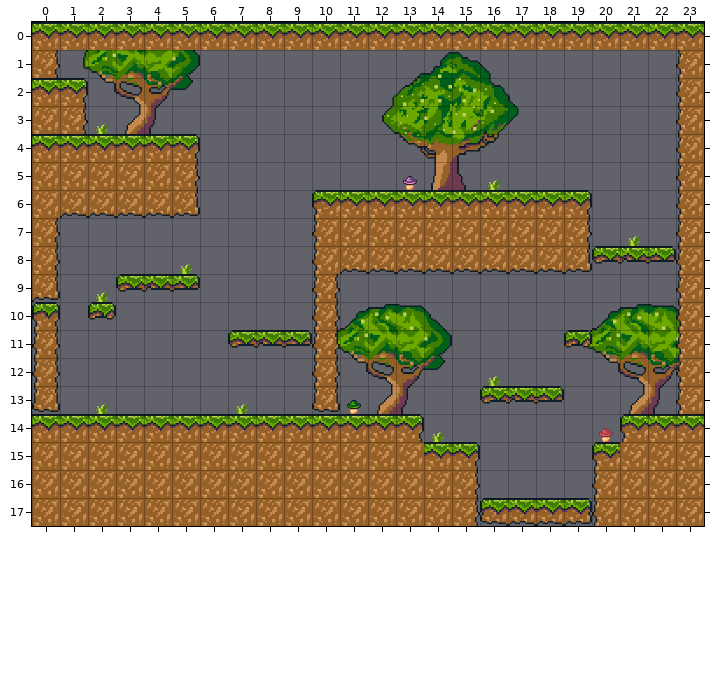
A Tiled map gets an edit: assets/images/forestDownLeftEasy.tmx. That is the earlier state.
Cells are 32x32 px. Shown: x 0..23, y 0..17.
After the commit:
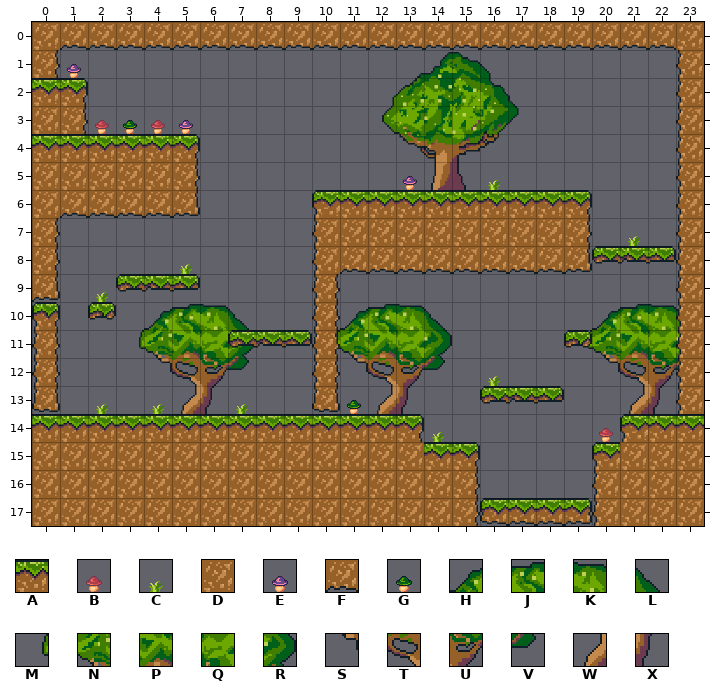
Key: from "forestTileset": A 1, B 4, C 5, D 13, E 16, F 25, G 40, H 49, J 50, K 51, L 52, M 60, N 61, P 62, Q 63, R 64, S 73, T 74, U 75, V 76, W 86, X 87.
_ is an empty cell, # one hidden under a higher layer.
Edits made:
Layer "decor":
y 0: x 2..5 #### -> ____
y 1: x 1..5 MNPQR -> E____
y 2: x 2..5 STUV -> ____
y 3: x 2..5 CWX_ -> BGBE
y 10: x 4..7 ____ -> HJKL
y 11: x 3..7 _____ -> MNPQR
y 12: x 4..7 ____ -> STUV
y 13: x 4..6 ___ -> CWX
Layer "blocks":
y 0: x 0..23 AAAAAAAAAAAAAAAAAAAAAAAA -> DFFFFFFFFFFFFFFFFFFFFFFD
Where, in picture pixels (left, top, right, bottom), the same in both pictures:
changed: (32, 22, 704, 134)
added: (139, 304, 254, 414)
